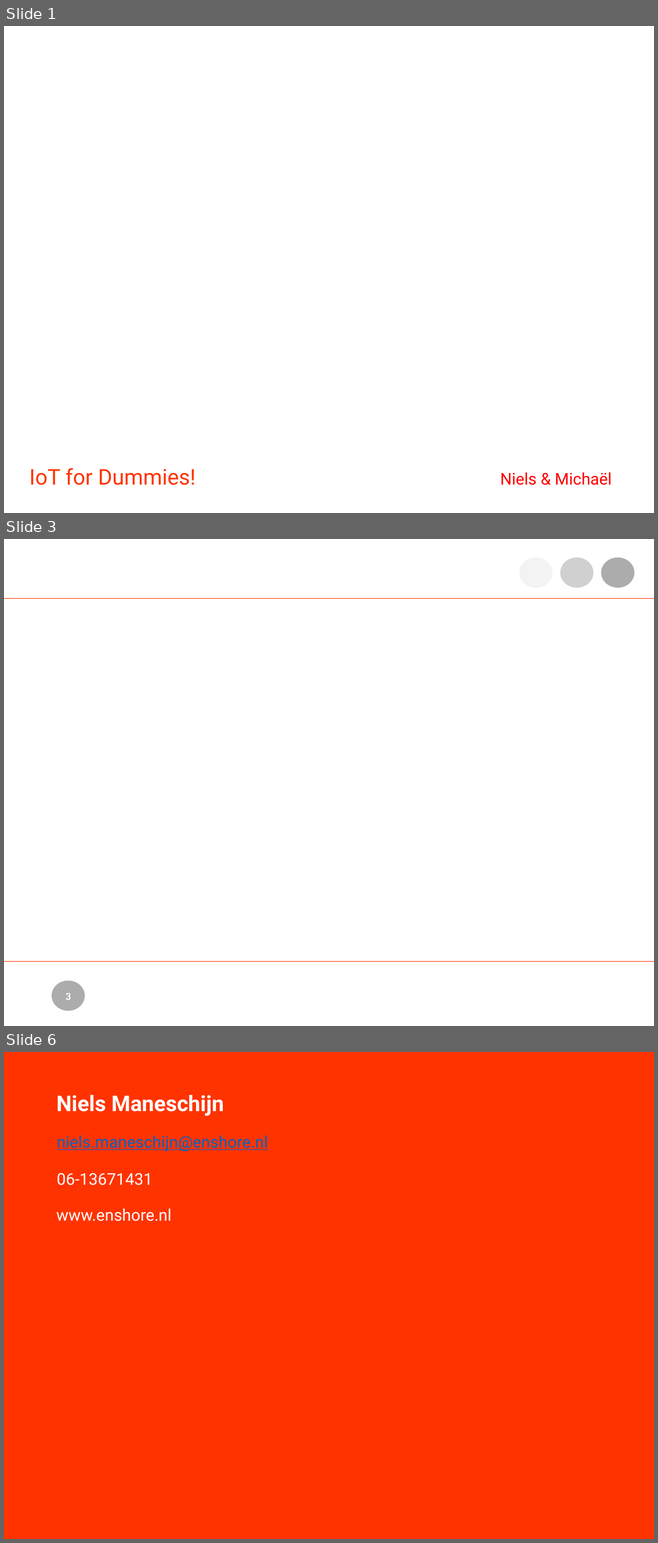
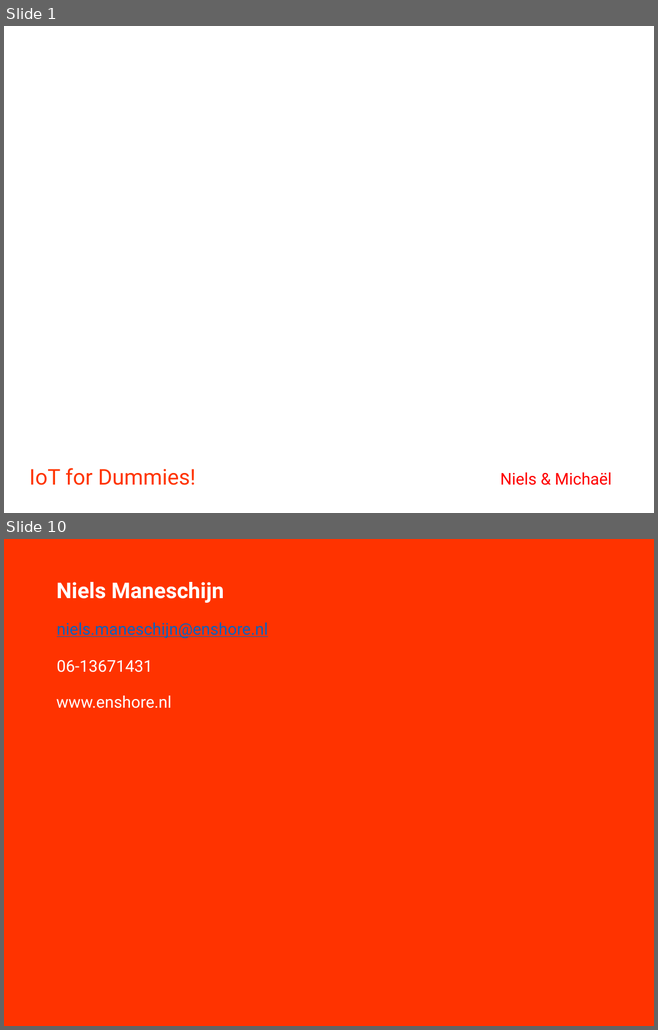
Before and after one commit to nielsmaneschijn/lotlr, a slide deck: doc/IOT for Dummies.pptx. Shown one above the other, each under a label of ours: slides 1, 3 and 6 before the commit, slides 1 and 10 after it; the slides between them are not shown. The pictures are 658x1543 and 658x1030 pixels, drawn with LibreOffice and Linux fonts; fonts in the diff are those of the drawing; background and template pictures are left out. Boxes give left, top, right and bottom in pixels: in the first picture for what was removed or moved away, otherwise in the second. Text is boxed around its words. In the diff, an @@ line names an element or a change of style, - is before the commit and + after.

```diff
--- a/doc/IOT for Dummies.pptx
+++ b/doc/IOT for Dummies.pptx
@@ slide 3 removed at bbox=[4, 539, 654, 1026], background #FFFFFF @@
@@ ellipse removed at bbox=[519, 557, 552, 588] @@
@@ ellipse removed at bbox=[560, 557, 593, 588] @@
@@ ellipse removed at bbox=[601, 557, 634, 588] @@
@@ line removed from (4, 599) to (654, 599) @@
@@ line removed from (4, 962) to (654, 962) @@
@@ ellipse removed at bbox=[52, 981, 85, 1011] @@
@@ page number removed at bbox=[65, 993, 71, 1000] @@
-3
@@ what was slide 6 is now slide 10 @@
```
Also in this commit, not shown: 1 slide changed, 6 slides added, 1 other slide removed.
